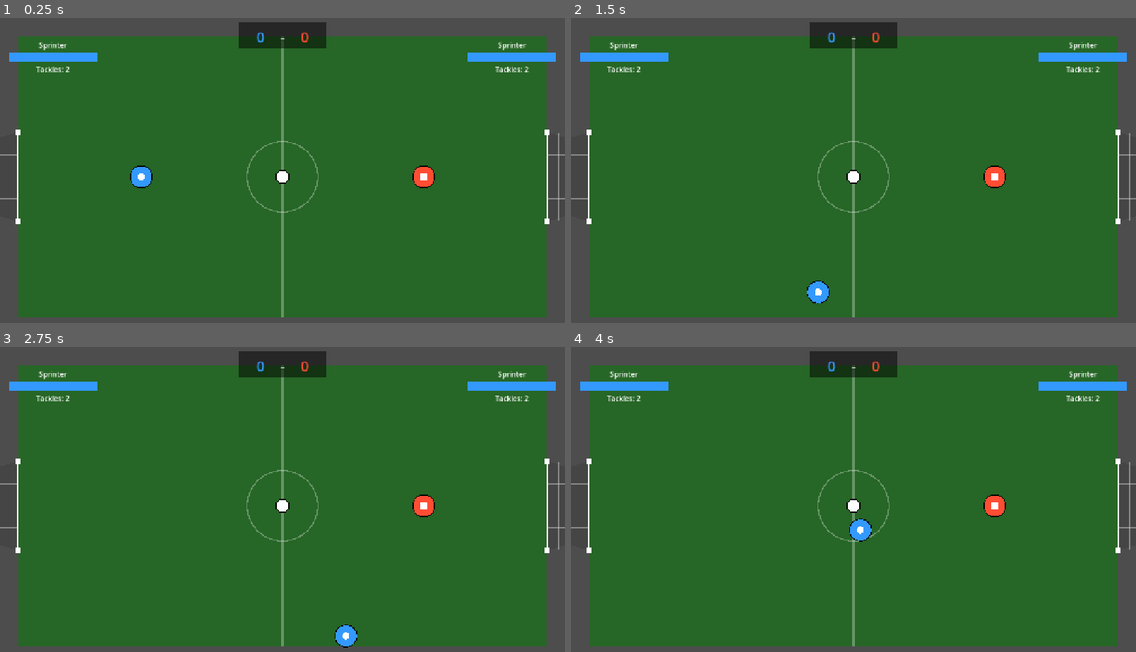
Above: before the commit, frames 1-4 (two rows, left to right).
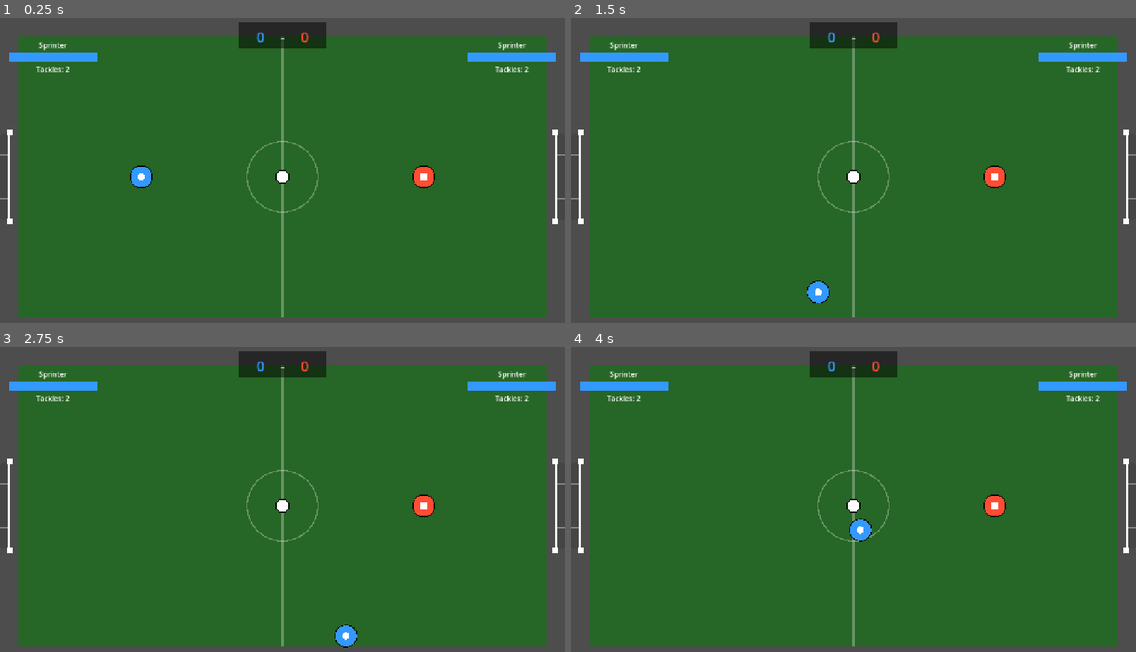
Above: after the commit, the same moments.

Repository: HectorRamosP/Clash-Ball
Game: Godot game, scene res://scenes/field/game_field.tscn
The game is run twice, just before and just after one commit, with the same random seed, the same clock (stepped at 60 frames per second) and the same inputs.
Inputs:
- Up to frame 1 (0.25 s): no input
- Up to frame 2 (1.5 s): tap Enter at 0.5 s; hold D (p1_right) 0.53-1.28 s; tap Space (p1_shoot) at 0.6 s; hold S (p1_down) from 1.28 s (still down); tap Shift (p1_tackle) at 1.35 s
- Up to frame 3 (2.75 s): tap Space (p1_shoot) at 2, 2.1 s; release S (p1_down) at 2.03 s; hold D (p1_right) from 2.03 s (still down)
- Up to frame 4 (4 s): release D (p1_right) at 2.78 s; hold W (p1_up) 2.78-3.53 s; tap Shift (p1_tackle) at 2.85 s; hold A (p1_left) from 3.53 s (still down); tap Space (p1_shoot) at 3.6 s

The runs differ from the first frame. In frame 1, 0.6% of the frame differs, in the area x 1-99%, y 36-68%; in frame 2, 0.6%; in frame 3, 0.6%; in frame 4, 0.6%.

Commit message:
Fix goal detection: ball must fully cross the line
- Reduced goal hitbox width: 140 → 40px (just enough for ball detection)
- Moved GoalLeft position: x=40 → x=20 (closer to left edge)
- Moved GoalRight position: x=1240 → x=1260 (closer to right edge)
- Goals now only count when ball completely crosses the line, not on touch

Diff:
--- a/scenes/field/game_field.tscn
+++ b/scenes/field/game_field.tscn
@@ -95,11 +95,11 @@
 color = Color(0.3, 0.3, 0.3, 1)
 
 [node name="GoalLeft" parent="." instance=ExtResource("4_goal")]
-position = Vector2(40, 360)
+position = Vector2(20, 360)
 goal_team = 1
 
 [node name="GoalRight" parent="." instance=ExtResource("4_goal")]
-position = Vector2(1240, 360)
+position = Vector2(1260, 360)
 goal_team = 2
 
 [node name="Ball" parent="." instance=ExtResource("3_ball")]
--- a/scenes/goals/goal.tscn
+++ b/scenes/goals/goal.tscn
@@ -4,7 +4,7 @@
 [ext_resource type="Script" path="res://scripts/goal_visual.gd" id="2_visual"]
 
 [sub_resource type="RectangleShape2D" id="RectangleShape2D_goal"]
-size = Vector2(140, 260)
+size = Vector2(40, 260)
 
 [node name="Goal" type="Area2D"]
 collision_layer = 0
